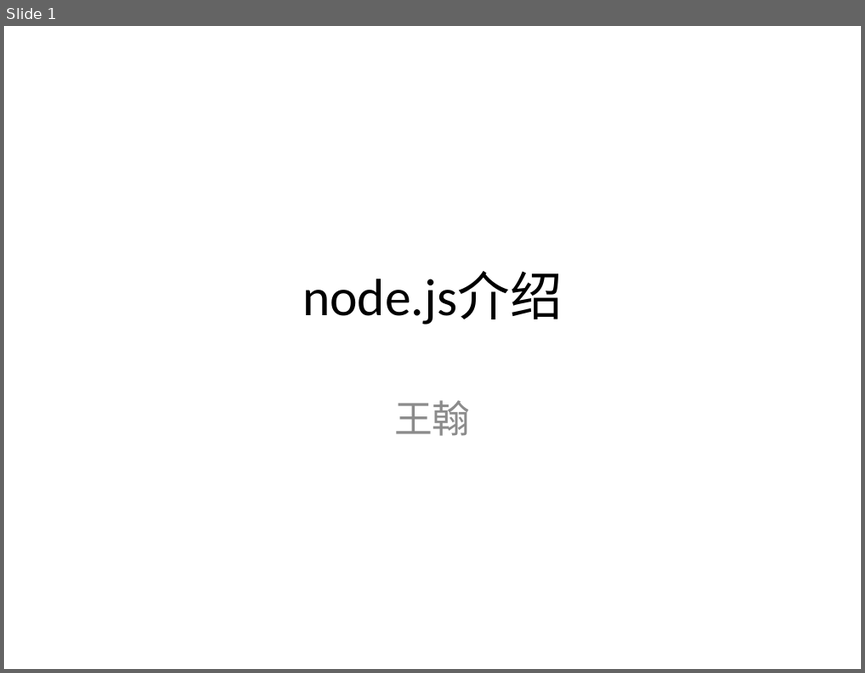
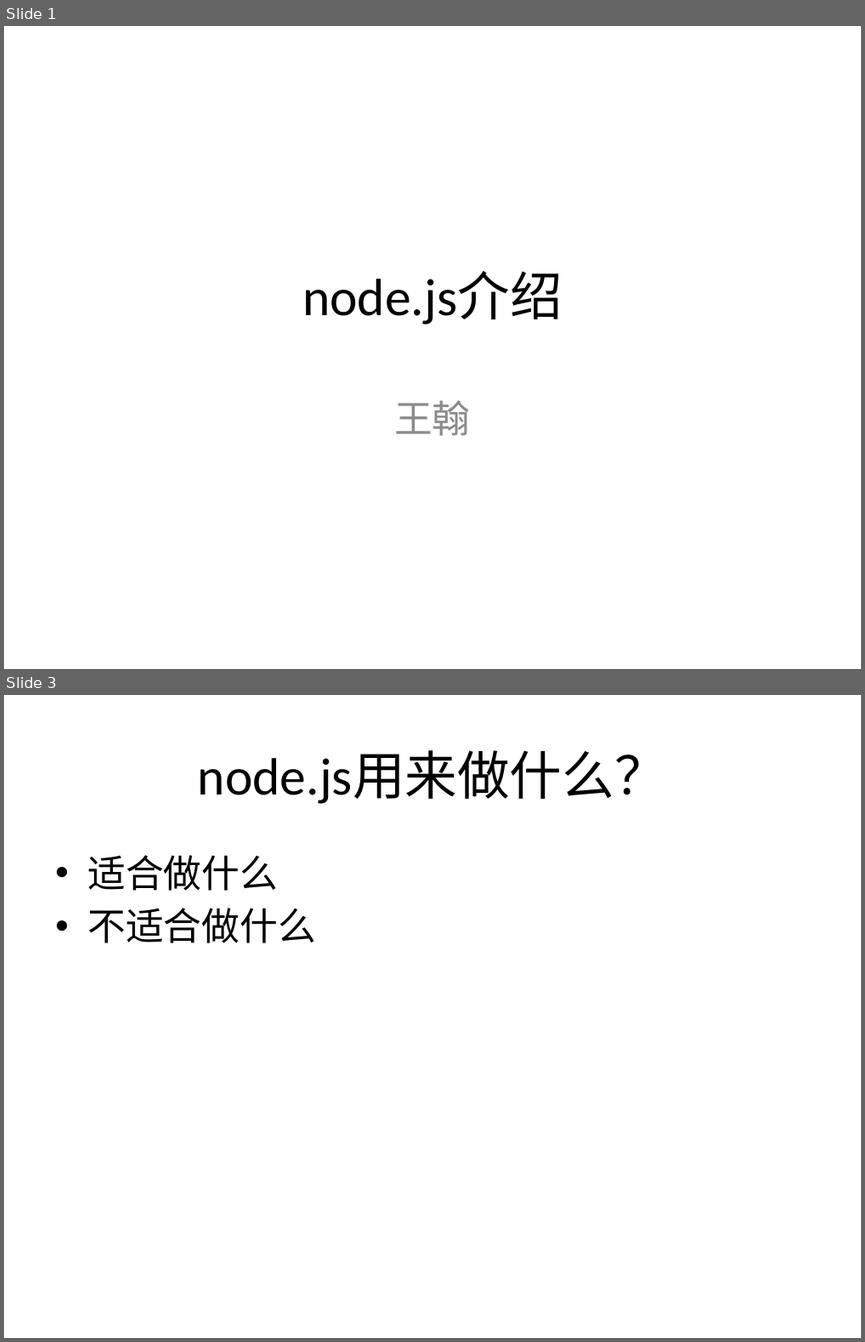
Before and after one commit to JamCode/nodePresentation, a slide deck: 演示文稿2.pptx. Shown one above the other, each under a label of ours: slide 1 before the commit, slides 1 and 3 after it; the slides between them are not shown. The pictures are 865x673 and 865x1342 pixels, drawn with LibreOffice and Linux fonts; fonts in the diff are those of the drawing. Boxes give left, top, right and bottom in pixels: in the first picture for what was removed or moved away, otherwise in the second. Text is boxed around its words. In the diff, an @@ line names an element or a change of style, - is before the commit and + after.

```diff
--- a/演示文稿2.pptx
+++ b/演示文稿2.pptx
@@ slide 3 added at <box>4,695,861,1338</box>, background #FFFFFF @@
@@ title added at <box>198,751,667,804</box>, 44 pt, text #000000 @@
+node.js用来做什么？
@@ text added at <box>87,855,316,943</box>, 32 pt, text #000000 @@
+• 适合做什么
+• 不适合做什么
```
Also in this commit, not shown: 1 slide changed, 12 other slides added, 25 other files.
